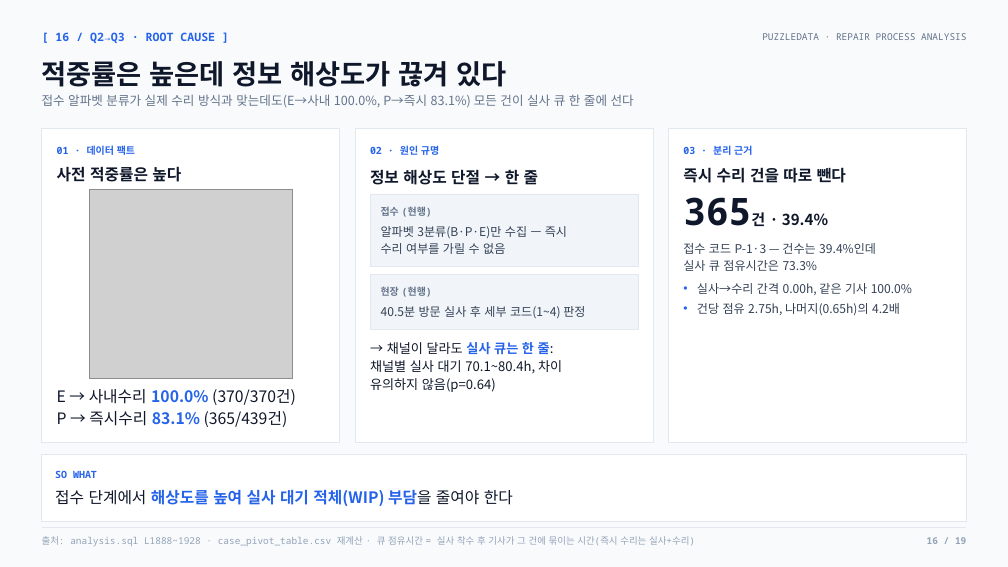
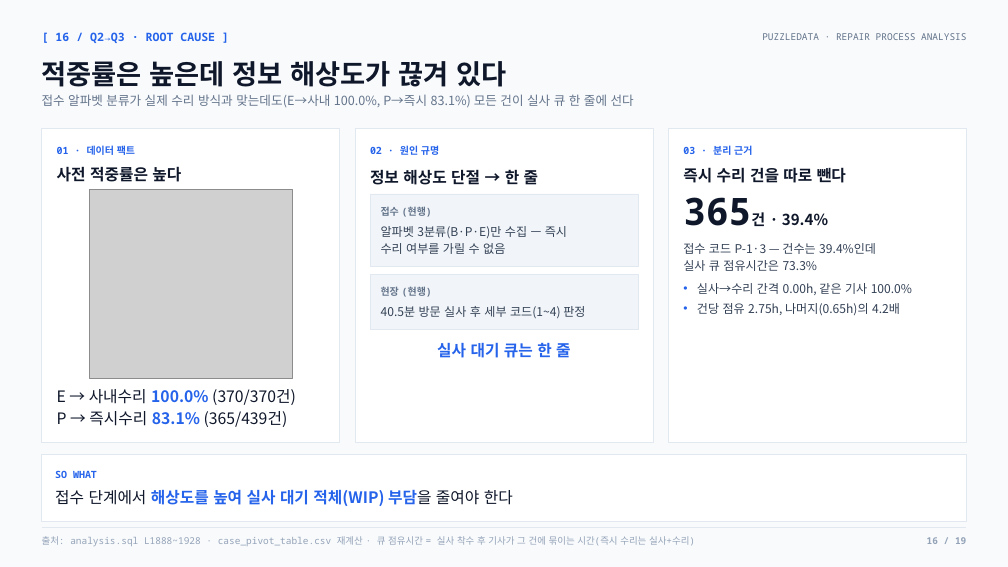
Before and after one commit to nus1245/puzzle_data, a slide deck: slide 16 of outputs/pptx/puzzledata_repair_report.pptx. Drawn at 1008x567 pixels with LibreOffice and Linux fonts; fonts in the diff are those of the drawing; grey boxes stand for pictures. Boxes give left, top, right and bottom in pixels: in the first picture for what was removed or moved away, otherwise in the second. Text is boxed around its words. In the diff, an @@ line names an element or a change of style, - is before the commit and + after.

```diff
--- a/outputs/pptx/puzzledata_repair_report.pptx
+++ b/outputs/pptx/puzzledata_repair_report.pptx
@@ text at box(437, 340, 570, 361): text changed; size 12.5 to 15 pt; text colour #0F172A to #2563EB; bold on @@
-→ 채널이 달라도 실사 큐는 한 줄:
-채널별 실사 대기 70.1~80.4h, 차이
-유의하지 않음(p=0.64)
+실사 대기 큐는 한 줄
```
Also in this commit, not shown: 2 other files.
